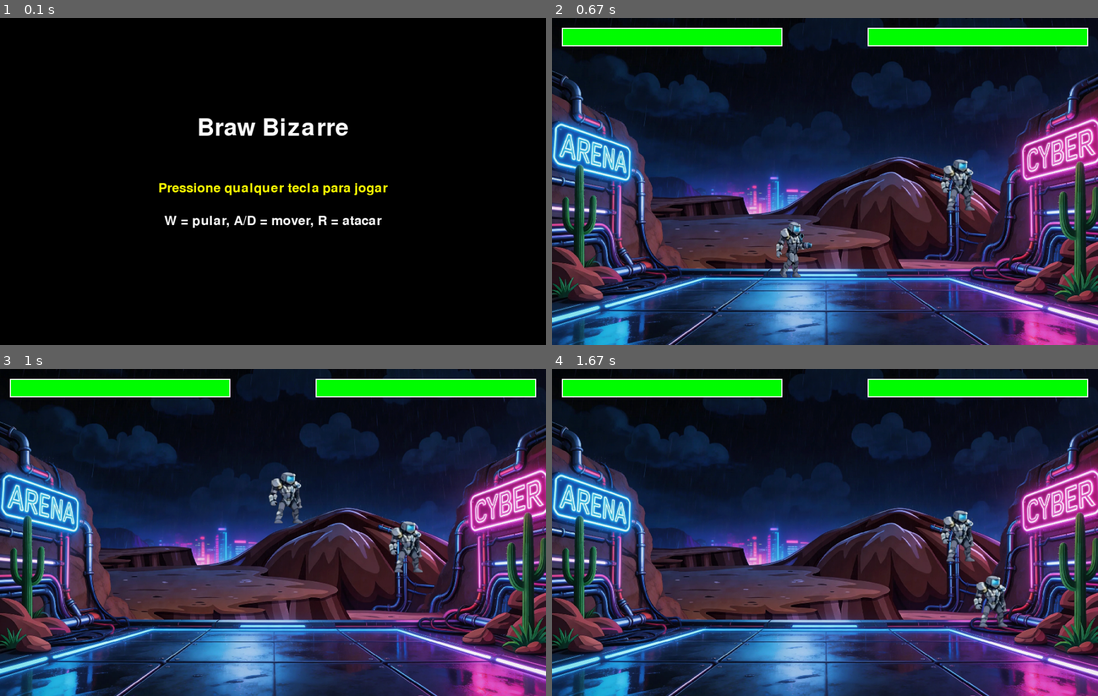
Above: before the commit, frames 1-4 (two rows, left to right).
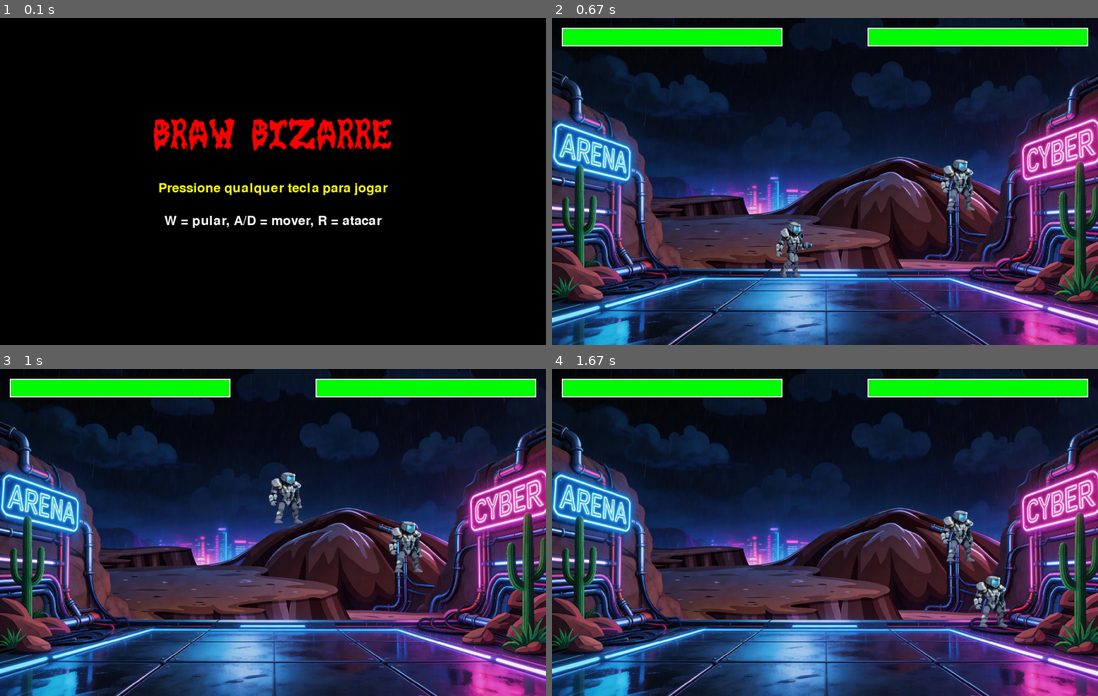
Above: after the commit, the same moments.

Repository: nino-do-git/pygame-dp-ideia-dois
Game: pygame game, started from main.py
Same seed, same stepped clock (60 frames per second), same inputs: the game is played once before the commit and once after it.
Inputs:
- Up to frame 1 (0.1 s): no input
- Up to frame 2 (0.67 s): hold D from 0.33 s (still down)
- Up to frame 3 (1 s): release D at 0.8 s; hold W from 0.83 s (still down)
- Up to frame 4 (1.67 s): release W at 1.13 s; hold D 1.17-1.63 s

The runs differ from the first frame. In frame 1, 2.7% of the frame differs, in the area x 28-72%, y 30-41%; in frame 2, nothing differs; in frame 3, nothing differs; in frame 4, nothing differs.

Commit message:
font adicionado e comeco de jogo melhorado

Diff:
--- a/main.py
+++ b/main.py
@@ -17,7 +17,7 @@
 GREEN = (0, 255, 0)
 
 bg_image = pygame.image.load("assets/images/Background_deserto.jpg").convert_alpha()
-menu_font = pygame.font.SysFont(None, 64)
+menu_font = pygame.font.Font("assets/fonts/gorefont.ttf", 64)
 menu_subfont = pygame.font.SysFont(None, 36)
 
 def draw_bg():
@@ -32,7 +32,7 @@
 
 def draw_start_screen():
     screen.fill((0, 0, 0))
-    title = menu_font.render("Braw Bizarre", True, WHITE)
+    title = menu_font.render("Braw Bizarre", True, RED)
     prompt = menu_subfont.render("Pressione qualquer tecla para jogar", True, YELLOW)
     instructions = menu_subfont.render("W = pular, A/D = mover, R = atacar", True, WHITE)
 
Binary file added: assets/fonts/gorefont.ttf
